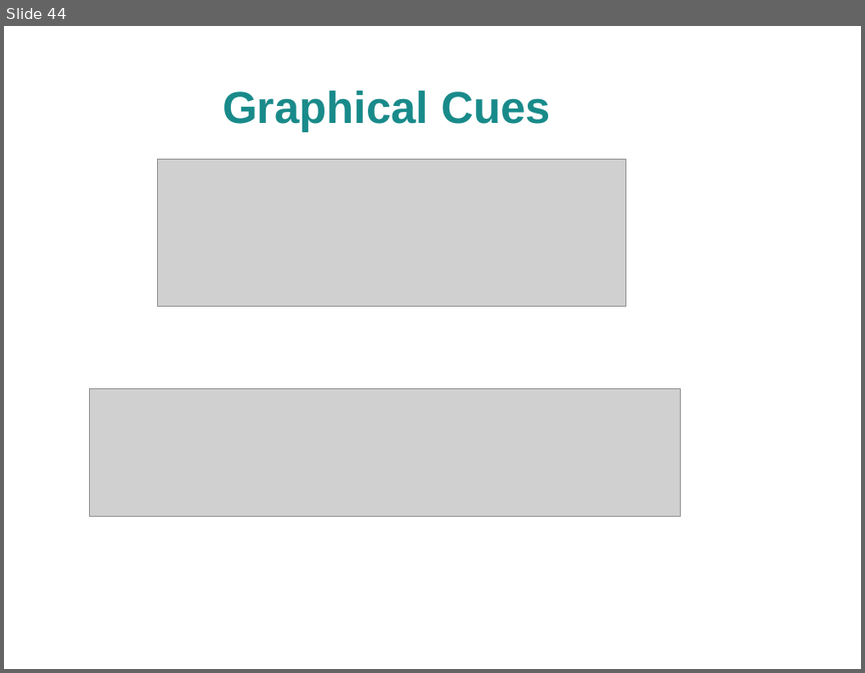
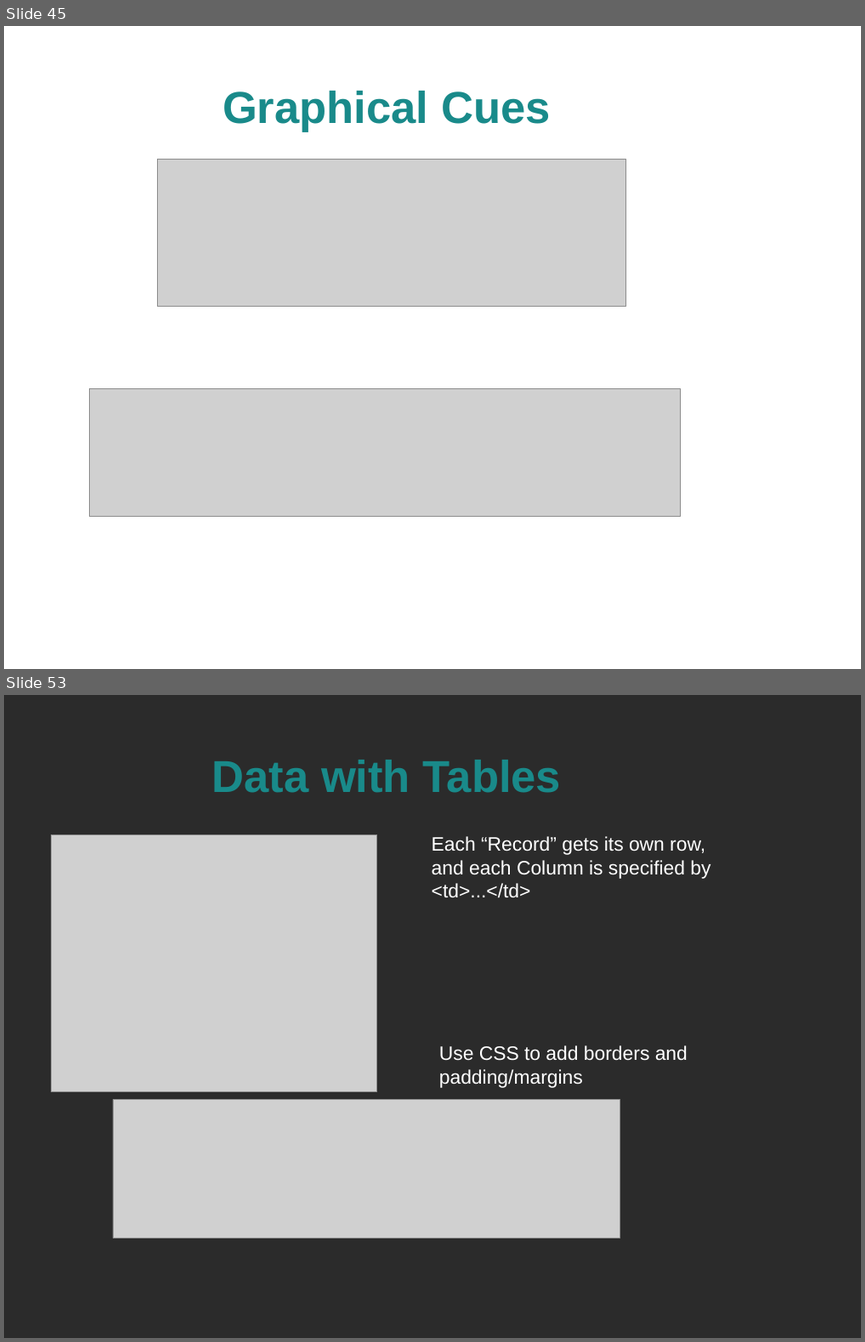
Before and after one commit to spellbindguy/Web-Development, a slide deck: Lectures/03 HTML/HTML.odp. Shown one above the other, each under a label of ours: slide 44 before the commit, slides 45 and 53 after it; the slides between them are not shown. The pictures are 865x673 and 865x1342 pixels, drawn with LibreOffice and Linux fonts; fonts in the diff are those of the drawing; grey boxes stand for pictures; background and template pictures are left out; a plain dark background stands for a picture behind light text. Boxes give left, top, right and bottom in pixels: in the first picture for what was removed or moved away, otherwise in the second. Text is boxed around its words. In the diff, an @@ line names an element or a change of style, - is before the commit and + after.

```diff
--- a/Lectures/03 HTML/HTML.odp
+++ b/Lectures/03 HTML/HTML.odp
@@ slide 53 added at bbox=[4, 695, 861, 1338], background picture (left out) @@
@@ title added at bbox=[211, 760, 562, 793], 41.4 pt, text #198A8A, bold @@
+Data with Tables
@@ picture added at bbox=[51, 835, 377, 1091] @@
@@ text added at bbox=[432, 836, 710, 898], 18 pt, text #FFFFFF @@
+Each “Record” gets its own row, and each Column is specified by <td>...</td>
@@ text added at bbox=[439, 1045, 687, 1088], 18 pt, text #FFFFFF @@
+Use CSS to add borders and padding/margins
@@ picture added at bbox=[113, 1100, 619, 1237] @@
@@ what was slide 44 is now slide 45 @@
```
Also in this commit, not shown: 19 other slides added, 2 slides removed, 3 other files.
